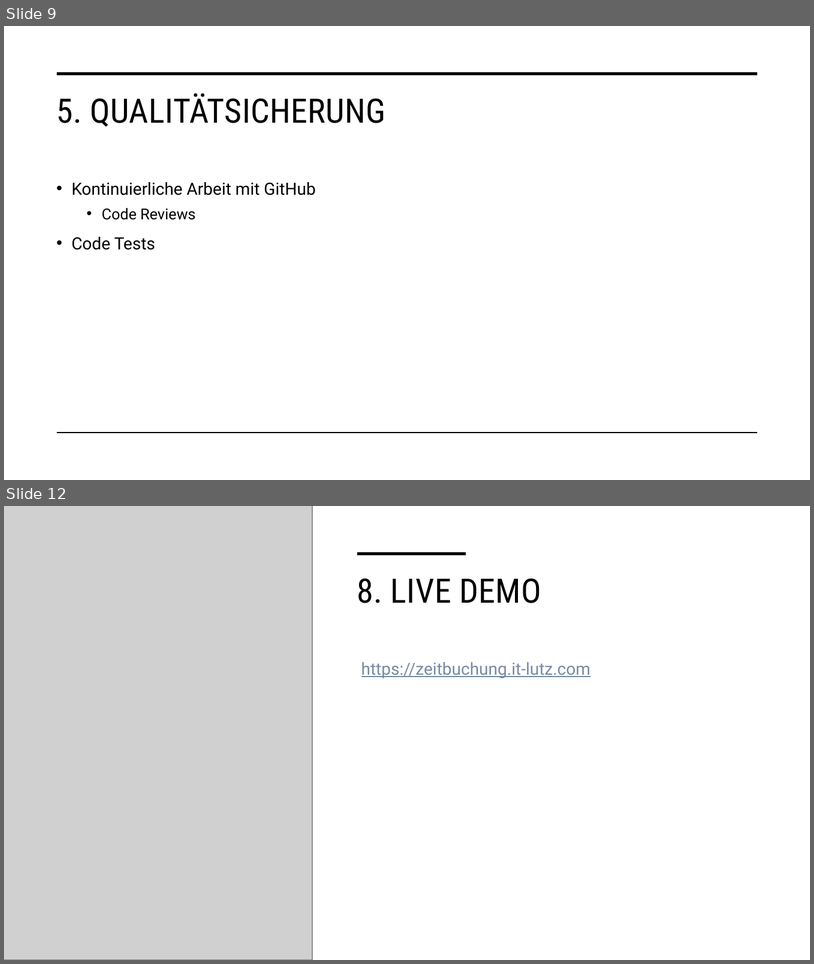
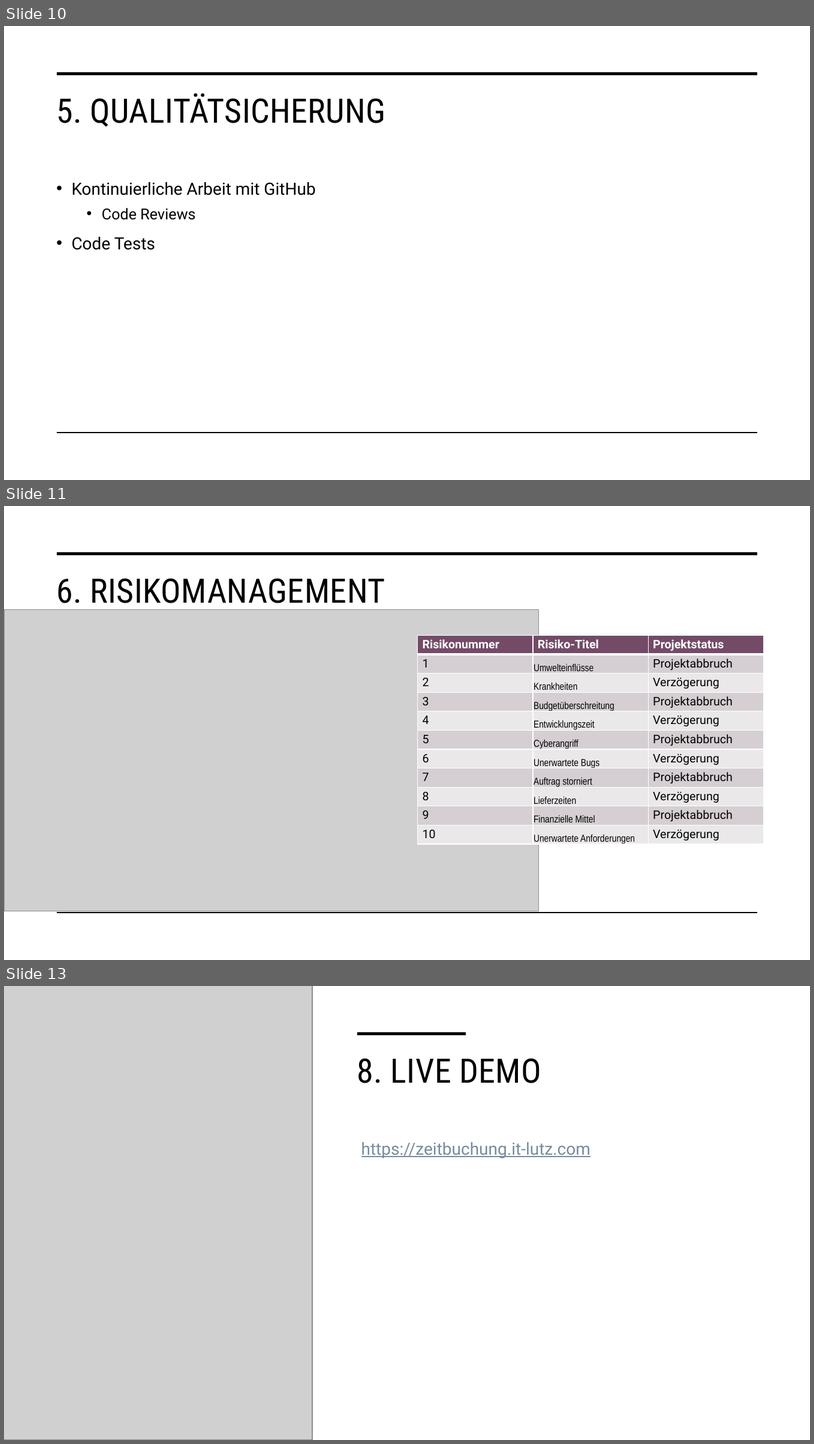
Before and after one commit to malu254/Eifrige-Otter-PM, a slide deck: Abgabe/Dokumentation/Präsentation.pptx. Shown one above the other, each under a label of ours: slides 9 and 12 before the commit, slides 10, 11 and 13 after it; the slides between them are not shown. The pictures are 814x964 and 814x1444 pixels, drawn with LibreOffice and Linux fonts; fonts in the diff are those of the drawing; grey boxes stand for pictures. Boxes give left, top, right and bottom in pixels: in the first picture for what was removed or moved away, otherwise in the second. Text is boxed around its words. In the diff, an @@ line names an element or a change of style, - is before the commit and + after.

```diff
--- a/Abgabe/Dokumentation/Präsentation.pptx
+++ b/Abgabe/Dokumentation/Präsentation.pptx
@@ slide 11 added at [4,506,810,960], background #FFFFFF; not listed: 2 template elements that a slide beside it also shows @@
@@ title added at [56,578,386,611], 40 pt, text #000000 @@
+6. RISIKOMANAGEMENT
@@ picture added at [4,610,539,912] @@
@@ table added at [418,636,764,846], 11 rows, 3 columns @@
+Risikonummer | Risiko-Titel | Projektstatus
+1 | Umwelteinflüsse | Projektabbruch
+2 | Krankheiten | Verzögerung
+3 | Budgetüberschreitung | Projektabbruch
+4 | Entwicklungszeit | Verzögerung
+5 | Cyberangriff | Projektabbruch
+6 | Unerwartete Bugs | Verzögerung
+7 | Auftrag storniert | Projektabbruch
+8 | Lieferzeiten | Verzögerung
+9 | Finanzielle Mittel | Projektabbruch
+10 | Unerwartete Anforderungen | Verzögerung
@@ what was slide 9 is now slide 10 @@
@@ what was slide 12 is now slide 13 @@
```
Also in this commit, not shown: 1 slide changed, 1 other slide added, 1 slide removed, 4 other files.
